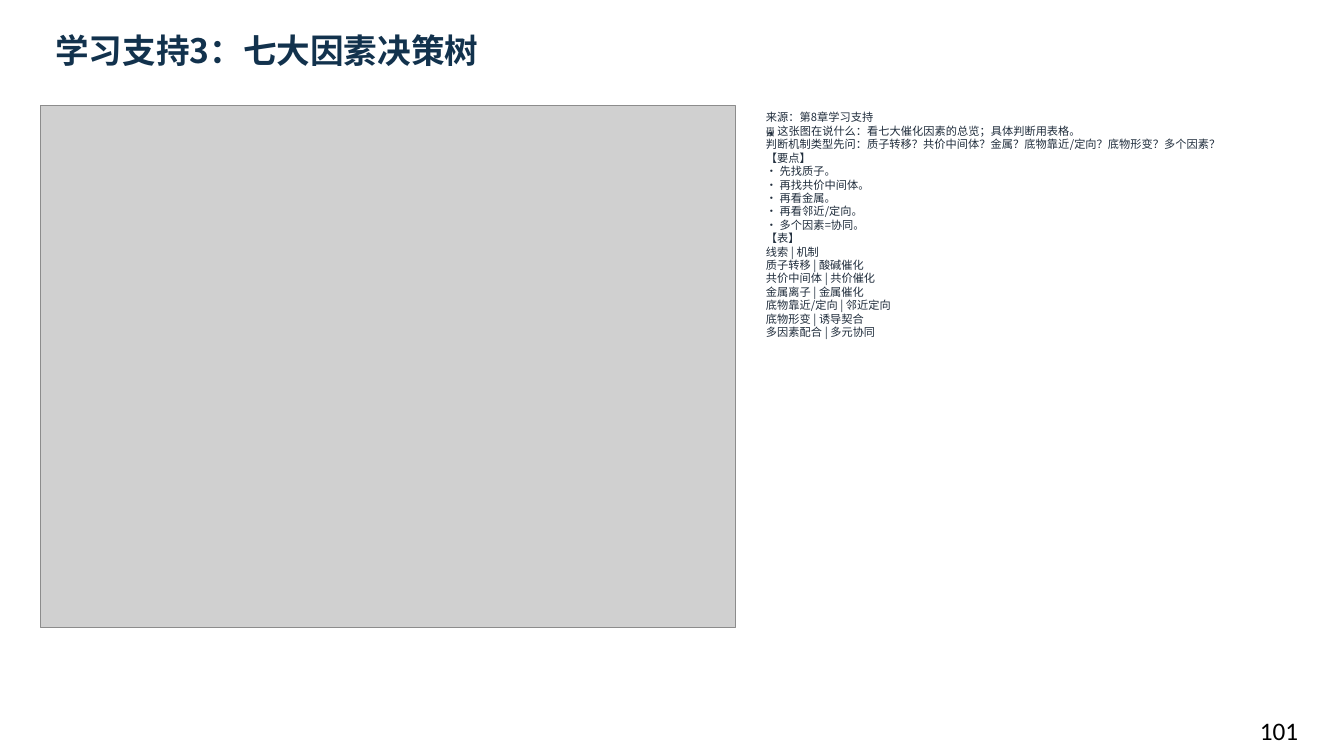
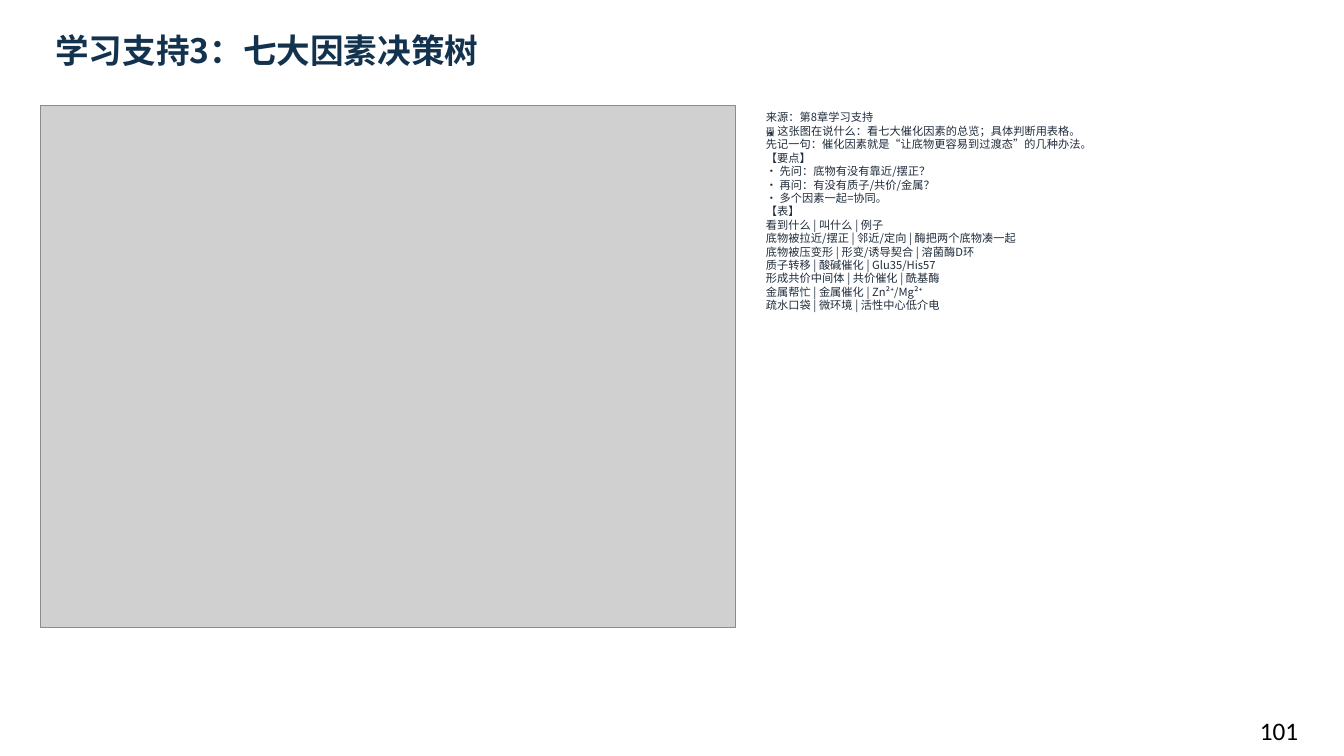
Before and after one commit to newkan-li/Biochemistry, a slide deck: slide 101 of downloads/bc08-ai-style.pptx. Drawn at 1344x756 pixels with LibreOffice and Linux fonts; fonts in the diff are those of the drawing; grey boxes stand for pictures. Boxes give left, top, right and bottom in pixels: in the first picture for what was removed or moved away, otherwise in the second. Text is boxed around its words. In the diff, an @@ line names an element or a change of style, - is before the commit and + after.

```diff
--- a/downloads/bc08-ai-style.pptx
+++ b/downloads/bc08-ai-style.pptx
@@ text at (766,111,1092,310): text changed @@
-来源：第8章学习支持
-🖼 这张图在说什么：看七大催化因素的总览；具体判断用表格。
-判断机制类型先问：质子转移？共价中间体？金属？底物靠近/定向？底物形变？多个因素？
-【要点】
-• 先找质子。
-• 再找共价中间体。
-• 再看金属。
-• 再看邻近/定向。
-• 多个因素=协同。
-【表】
-线索 | 机制
-质子转移 | 酸碱催化
-共价中间体 | 共价催化
-金属离子 | 金属催化
-底物靠近/定向 | 邻近定向
-底物形变 | 诱导契合
-多因素配合 | 多元协同
+来源：第8章学习支持
+🖼 这张图在说什么：看七大催化因素的总览；具体判断用表格。
+先记一句：催化因素就是“让底物更容易到过渡态”的几种办法。
+【要点】
+• 先问：底物有没有靠近/摆正？
+• 再问：有没有质子/共价/金属？
+• 多个因素一起=协同。
+【表】
+看到什么 | 叫什么 | 例子
+底物被拉近/摆正 | 邻近/定向 | 酶把两个底物凑一起
+底物被压变形 | 形变/诱导契合 | 溶菌酶D环
+质子转移 | 酸碱催化 | Glu35/His57
+形成共价中间体 | 共价催化 | 酰基酶
+金属帮忙 | 金属催化 | Zn²⁺/Mg²⁺
+疏水口袋 | 微环境 | 活性中心低介电
```
Also in this commit, not shown: 8 other slides changed, 6 other files.
